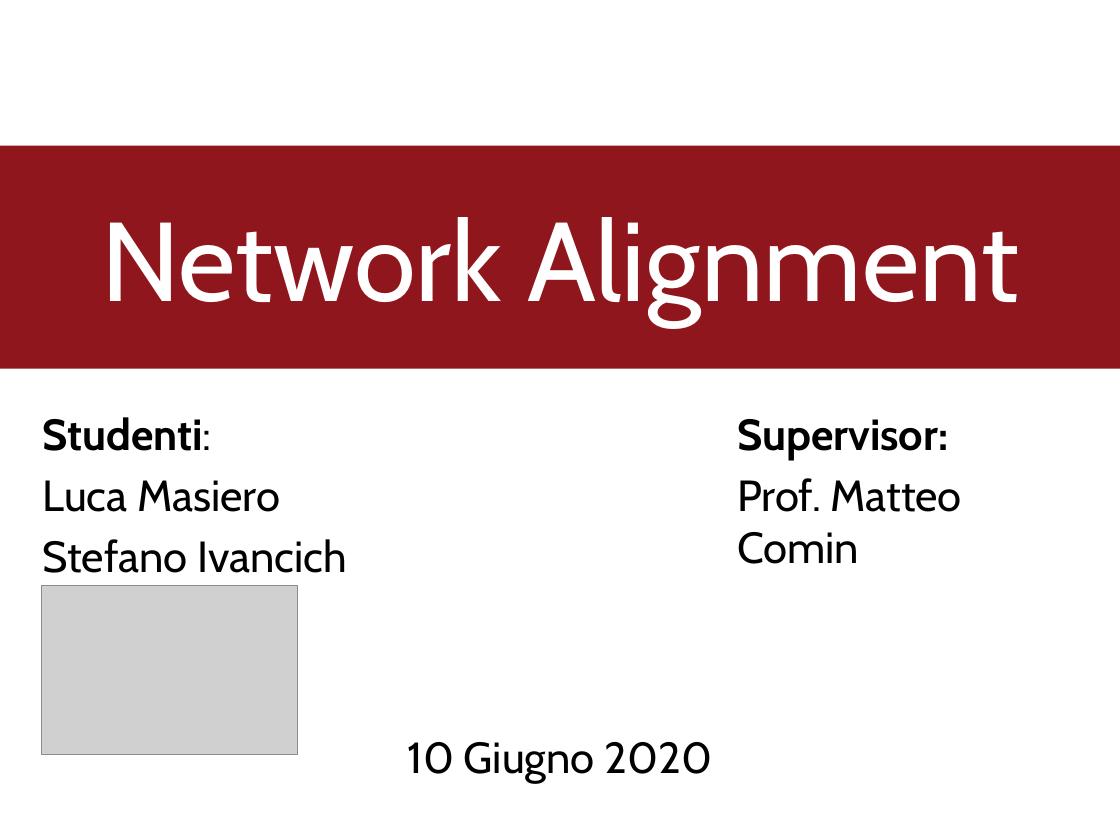
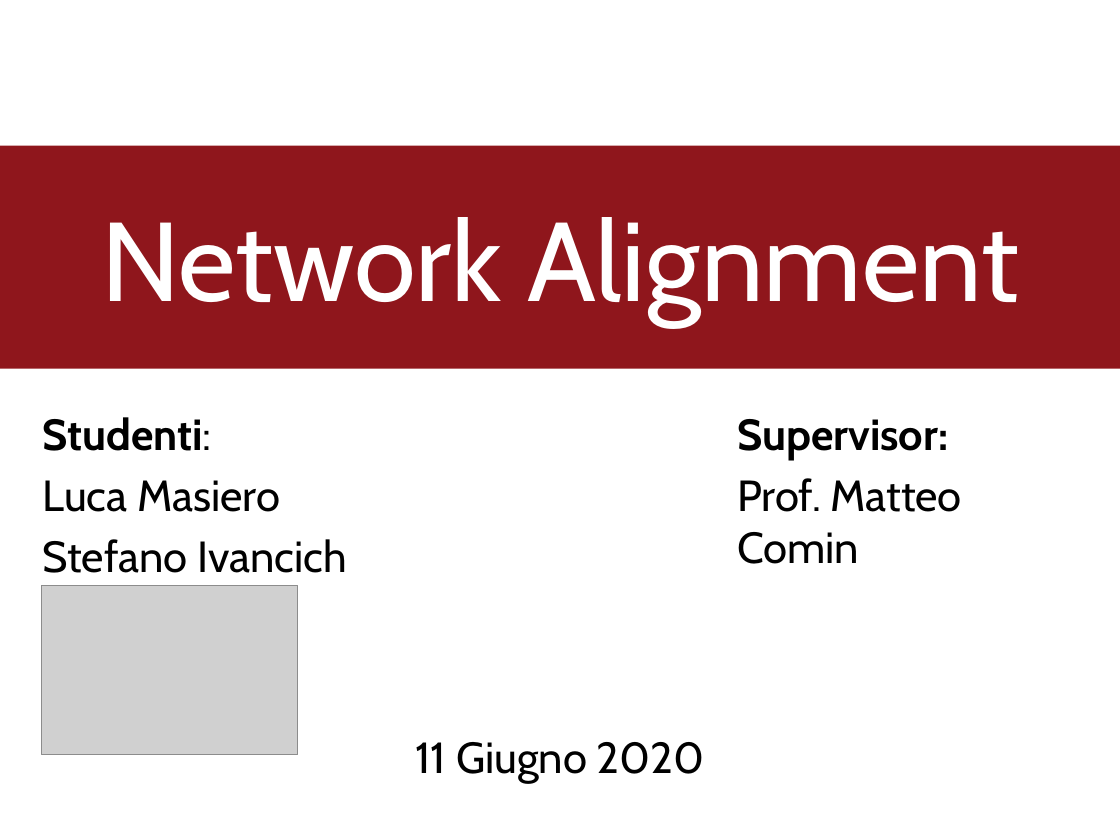
Before and after one commit to TyllanDrake/NetworkAlignment, a slide deck: slide 1 of Presentation/Presentation.pptx. Drawn at 1120x840 pixels with LibreOffice and Linux fonts; fonts in the diff are those of the drawing; grey boxes stand for pictures; background and template pictures are left out. Boxes give left, top, right and bottom in pixels: in the first picture for what was removed or moved away, otherwise in the second. Text is boxed around its words. In the diff, an @@ line names an element or a change of style, - is before the commit and + after.

```diff
--- a/Presentation/Presentation.pptx
+++ b/Presentation/Presentation.pptx
@@ text at [415,742,705,783]: text changed @@
-10 Giugno 2020
+11 Giugno 2020
```
Also in this commit, not shown: 2 other slides changed, 3 other files.
